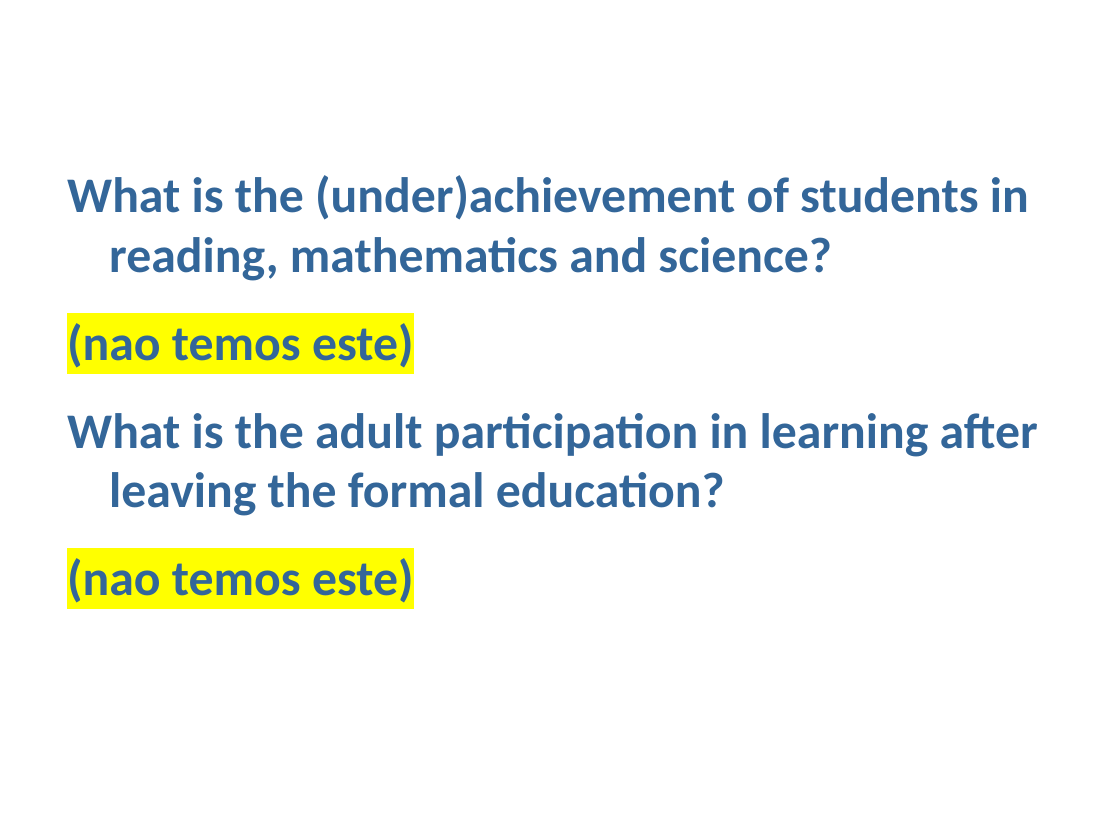
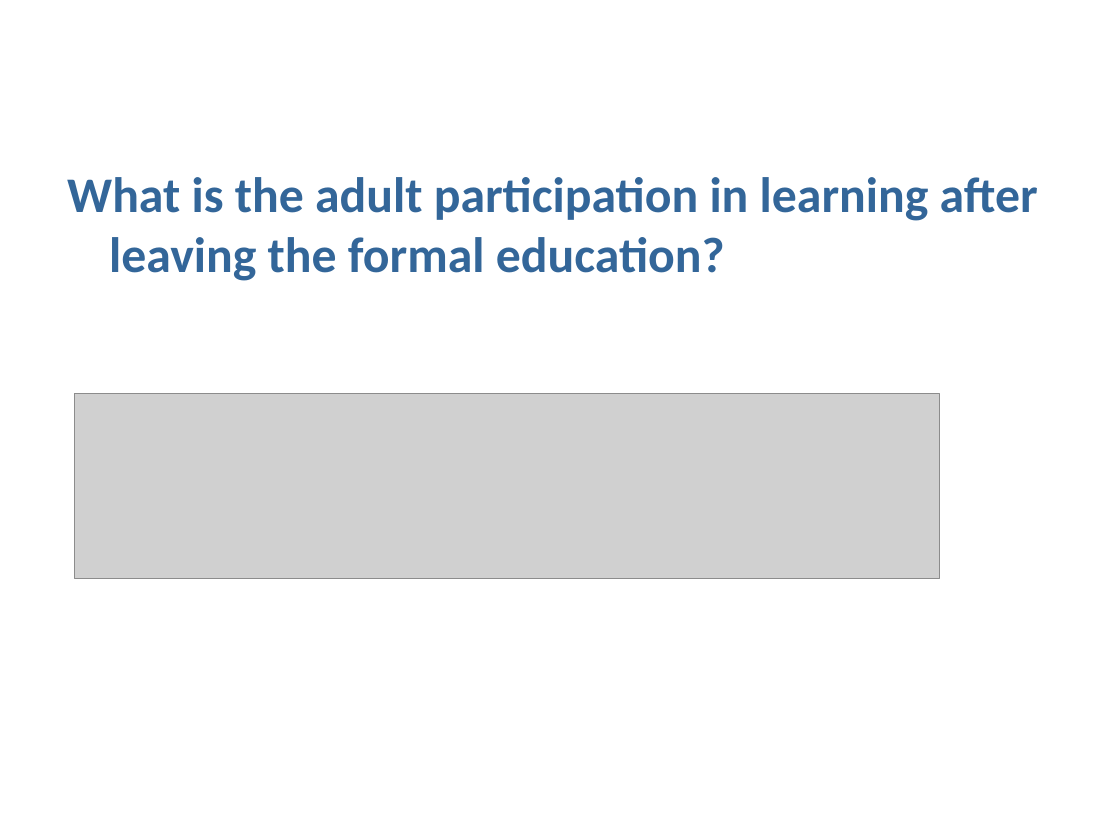
Before and after one commit to MargaridaMorais/information_visualization, a slide deck: slide 21 of CheckpointII/CII_G15.pptx (slide 22 before the commit). Drawn at 1120x840 pixels with LibreOffice and Linux fonts; fonts in the diff are those of the drawing; grey boxes stand for pictures. Boxes give left, top, right and bottom in pixels: in the first picture for what was removed or moved away, otherwise in the second. Text is boxed around its words. In the diff, an @@ line names an element or a change of style, - is before the commit and + after.

```diff
--- a/CheckpointII/CII_G15.pptx
+++ b/CheckpointII/CII_G15.pptx
@@ text at (x1=67, y1=175, x2=1029, y2=368): paragraphs removed @@
-What is the (under)achievement of students in reading, mathematics and science?
-(nao temos este)
@@ picture added at (x1=75, y1=393, x2=940, y2=578) @@
@@ text at (x1=67, y1=558, x2=414, y2=603): paragraph removed @@
-(nao temos este)
```
Also in this commit, not shown: 9 other slides changed, 1 slide removed, 1 other file.
